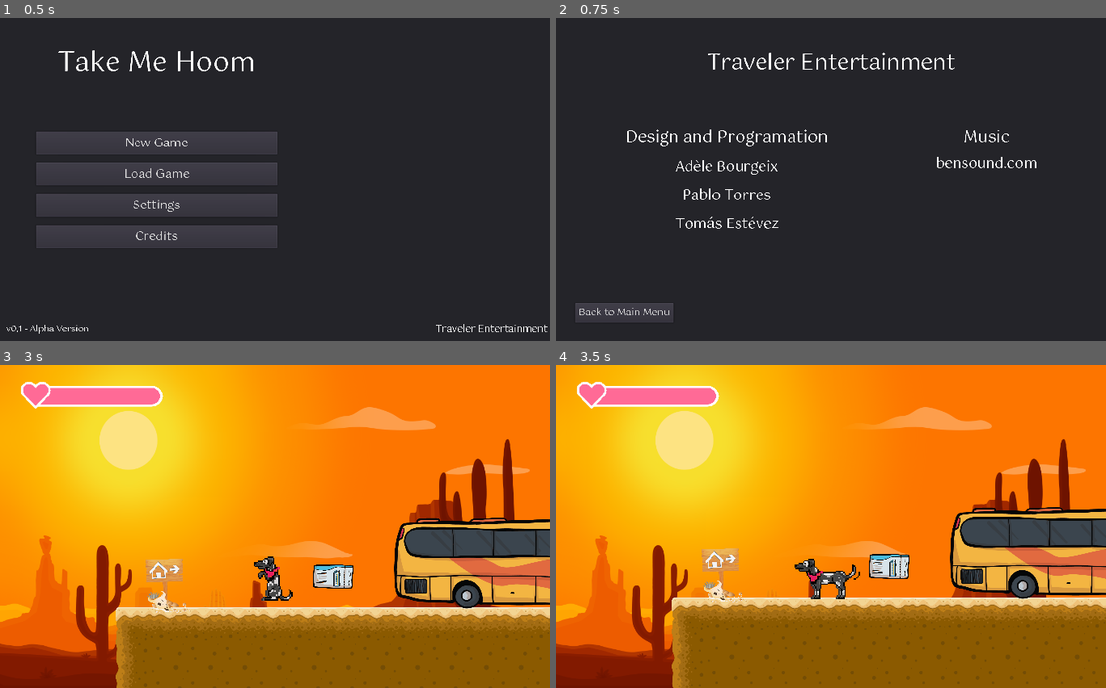
Above: before the commit, frames 1-4 (two rows, left to right).
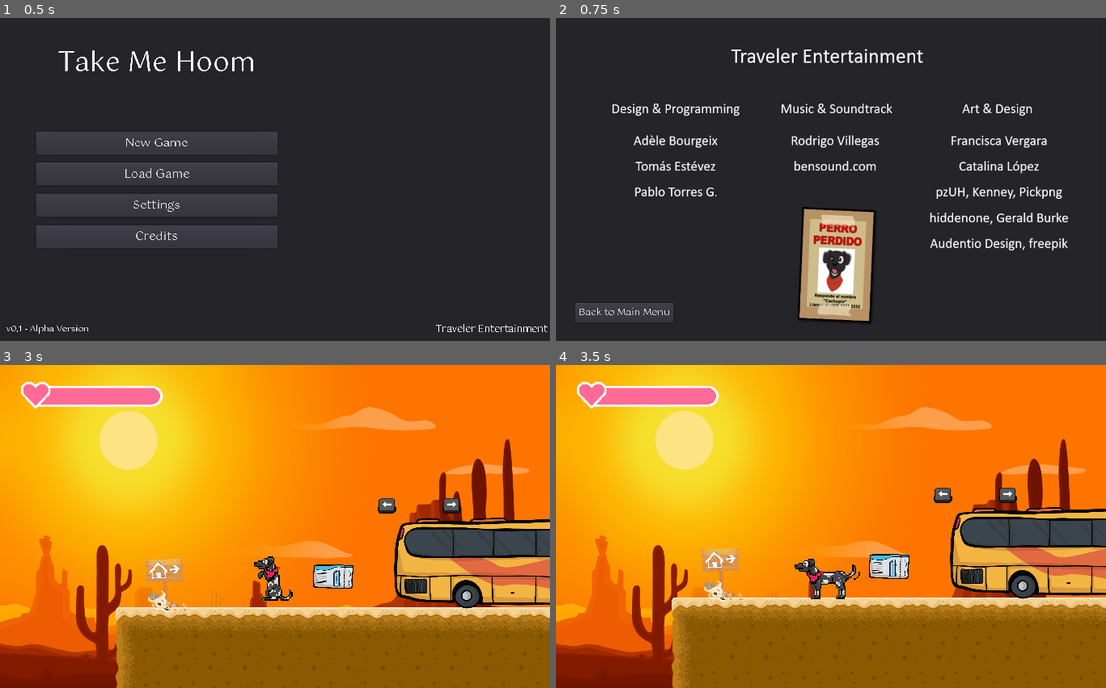
Above: after the commit, the same moments.

Repository: pabtorres/take-me-hoom
Game: Godot game, scene res://scenes/Menu.tscn
Two runs of this game, one before a commit and one after it. Both use one fixed random seed, a clock stepped at 60 frames per second and the inputs below.
Inputs:
- Up to frame 1 (0.5 s): no input
- Up to frame 2 (0.75 s): click "Credits" at 0.5 s
- Up to frame 3 (3 s): click "Back to Main Menu" at 1.25 s; click "New Game" at 2 s; click "Start Adventure" at 2.75 s
- Up to frame 4 (3.5 s): no input

Frame 1 is identical in both runs. In frame 2, 9.7% of the frame differs, in the area x 10-94%, y 9-95%; in frame 3, 0.3%; in frame 4, 0.3%.

Commit message:
Added tutorials and credits

Diff:
--- a/scenes/CityNight.tscn
+++ b/scenes/CityNight.tscn
@@ -30,6 +30,7 @@
 [ext_resource path="res://scenes/Bone.tscn" type="PackedScene" id=28]
 [ext_resource path="res://scenes/puma.tscn" type="PackedScene" id=29]
 [ext_resource path="res://scenes/SewerKey.tscn" type="PackedScene" id=30]
+[ext_resource path="res://scenes/chiquito_tutorial.tscn" type="PackedScene" id=31]
 [ext_resource path="res://scenes/drone_city.tscn" type="PackedScene" id=32]
 [ext_resource path="res://scenes/Ticket_train.tscn" type="PackedScene" id=37]
 
@@ -549,6 +550,12 @@
 format = 1
 tile_data = PoolIntArray( -2293756, 536870932, 0, -2293755, 18, 0, -2293754, 18, 0, -2293753, 18, 0, -2293752, 20, 0, - …(3860 unchanged characters)…
 
+[node name="ChiquitoTutorial" parent="." instance=ExtResource( 31 )]
+position = Vector2( 35.2939, -627.728 )
+
+[node name="ChiquitoTutorial2" parent="." instance=ExtResource( 31 )]
+position = Vector2( 341.595, -628.989 )
+
 [node name="Background" type="CanvasLayer" parent="."]
 layer = -1
 
--- a/scenes/Credits.tscn
+++ b/scenes/Credits.tscn
@@ -1,37 +1,10 @@
-[gd_scene load_steps=11 format=2]
+[gd_scene load_steps=5 format=2]
 
 [ext_resource path="res://fonts/Gotu/Gotu-Regular.ttf" type="DynamicFontData" id=1]
 [ext_resource path="res://scripts/Credits.gd" type="Script" id=2]
+[ext_resource path="res://sprites/credits/credits.jpg" type="Texture" id=3]
 
 [sub_resource type="DynamicFont" id=1]
-size = 40
-font_data = ExtResource( 1 )
-
-[sub_resource type="DynamicFont" id=2]
-size = 30
-font_data = ExtResource( 1 )
-
-[sub_resource type="DynamicFont" id=3]
-size = 26
-font_data = ExtResource( 1 )
-
-[sub_resource type="DynamicFont" id=4]
-size = 26
-font_data = ExtResource( 1 )
-
-[sub_resource type="DynamicFont" id=5]
-size = 26
-font_data = ExtResource( 1 )
-
-[sub_resource type="DynamicFont" id=6]
-size = 30
-font_data = ExtResource( 1 )
-
-[sub_resource type="DynamicFont" id=7]
-size = 26
-font_data = ExtResource( 1 )
-
-[sub_resource type="DynamicFont" id=8]
 size = 18
 font_data = ExtResource( 1 )
 
@@ -48,94 +21,21 @@
 "_edit_use_anchors_": false
 }
 
-[node name="VBoxContainer" type="VBoxContainer" parent="CanvasLayer/Panel"]
-margin_top = 50.0
-margin_right = 1024.0
-margin_bottom = 600.0
-custom_constants/separation = 80
+[node name="TextureRect" type="TextureRect" parent="CanvasLayer/Panel"]
+margin_right = 1022.0
+margin_bottom = 599.0
+texture = ExtResource( 3 )
+expand = true
 __meta__ = {
 "_edit_use_anchors_": false
 }
-
-[node name="Group" type="Label" parent="CanvasLayer/Panel/VBoxContainer"]
-margin_right = 1024.0
-margin_bottom = 67.0
-custom_fonts/font = SubResource( 1 )
-text = "Traveler Entertainment"
-align = 1
-
-[node name="HBoxContainer" type="HBoxContainer" parent="CanvasLayer/Panel/VBoxContainer"]
-margin_left = 131.0
-margin_top = 147.0
-margin_right = 893.0
-margin_bottom = 360.0
-size_flags_horizontal = 4
-custom_constants/separation = 200
-
-[node name="TeamNames" type="VBoxContainer" parent="CanvasLayer/Panel/VBoxContainer/HBoxContainer"]
-margin_right = 376.0
-margin_bottom = 213.0
-size_flags_horizontal = 4
-custom_constants/separation = 10
-alignment = 1
-
-[node name="Design" type="Label" parent="CanvasLayer/Panel/VBoxContainer/HBoxContainer/TeamNames"]
-margin_right = 376.0
-margin_bottom = 51.0
-custom_fonts/font = SubResource( 2 )
-custom_colors/font_color = Color( 1, 1, 1, 1 )
-text = "Design and Programation"
-align = 1
-
-[node name="Adele" type="Label" parent="CanvasLayer/Panel/VBoxContainer/HBoxContainer/TeamNames"]
-margin_top = 61.0
-margin_right = 376.0
-margin_bottom = 105.0
-custom_fonts/font = SubResource( 3 )
-text = "Adèle Bourgeix"
-align = 1
-
-[node name="Pablo" type="Label" parent="CanvasLayer/Panel/VBoxContainer/HBoxContainer/TeamNames"]
-margin_top = 115.0
-margin_right = 376.0
-margin_bottom = 159.0
-custom_fonts/font = SubResource( 4 )
-text = "Pablo Torres"
-align = 1
-
-[node name="Tomas" type="Label" parent="CanvasLayer/Panel/VBoxContainer/HBoxContainer/TeamNames"]
-margin_top = 169.0
-margin_right = 376.0
-margin_bottom = 213.0
-custom_fonts/font = SubResource( 5 )
-text = "Tomás Estévez"
-align = 1
-
-[node name="VBoxContainer" type="VBoxContainer" parent="CanvasLayer/Panel/VBoxContainer/HBoxContainer"]
-margin_left = 576.0
-margin_right = 762.0
-margin_bottom = 213.0
-
-[node name="Music" type="Label" parent="CanvasLayer/Panel/VBoxContainer/HBoxContainer/VBoxContainer"]
-margin_right = 186.0
-margin_bottom = 51.0
-custom_fonts/font = SubResource( 6 )
-text = "Music"
-align = 1
-
-[node name="bensound" type="Label" parent="CanvasLayer/Panel/VBoxContainer/HBoxContainer/VBoxContainer"]
-margin_top = 55.0
-margin_right = 186.0
-margin_bottom = 99.0
-custom_fonts/font = SubResource( 7 )
-text = "bensound.com"
 
 [node name="BackToMenu" type="Button" parent="CanvasLayer/Panel"]
 margin_left = 35.0
 margin_top = 530.0
 margin_right = 218.0
 margin_bottom = 567.0
-custom_fonts/font = SubResource( 8 )
+custom_fonts/font = SubResource( 1 )
 text = "Back to Main Menu"
 __meta__ = {
 "_edit_use_anchors_": false
--- a/scenes/DesertDay.tscn
+++ b/scenes/DesertDay.tscn
@@ -20,6 +20,7 @@
 [ext_resource path="res://sprites/powerups/checkpoint_200x200.png" type="Texture" id=18]
 [ext_resource path="res://scenes/bark_tutorial.tscn" type="PackedScene" id=19]
 [ext_resource path="res://scenes/Bone.tscn" type="PackedScene" id=20]
+[ext_resource path="res://scenes/move_tutorial.tscn" type="PackedScene" id=21]
 [ext_resource path="res://sprites/tilemaps/DesertTileset/tilesheet.png" type="Texture" id=31]
 
 [sub_resource type="ConvexPolygonShape2D" id=1]
@@ -312,6 +313,9 @@
 [node name="Bone" parent="." instance=ExtResource( 20 )]
 position = Vector2( 2921.13, 37.5478 )
 
+[node name="MoveTutorial" parent="." instance=ExtResource( 21 )]
+position = Vector2( -166, 31 )
+
 [node name="Bus2" parent="." instance=ExtResource( 1 )]
 position = Vector2( -76.531, 54.4651 )
 
--- a/scenes/DesertNight.tscn
+++ b/scenes/DesertNight.tscn
@@ -10,6 +10,7 @@
 [ext_resource path="res://scenes/NightMode.tscn" type="PackedScene" id=8]
 [ext_resource path="res://scenes/JumpPowerUp.tscn" type="PackedScene" id=9]
 [ext_resource path="res://scenes/fox.tscn" type="PackedScene" id=10]
+[ext_resource path="res://scenes/double_jump_tutorial.tscn" type="PackedScene" id=11]
 [ext_resource path="res://scenes/Enemy.tscn" type="PackedScene" id=23]
 [ext_resource path="res://scenes/Owl.tscn" type="PackedScene" id=24]
 [ext_resource path="res://sprites/tilemaps/DesertTileset/tilesheet_night.png" type="Texture" id=25]
@@ -244,3 +245,6 @@
 position = Vector2( 2214.7, 75.603 )
 
 [node name="NightMode" parent="." instance=ExtResource( 8 )]
+
+[node name="DoubleJumpTutorial" parent="." instance=ExtResource( 11 )]
+position = Vector2( 1537.25, 113.137 )
--- /dev/null
+++ b/scenes/chiquito_tutorial.tscn
@@ -0,0 +1,28 @@
+[gd_scene load_steps=5 format=2]
+
+[ext_resource path="res://scripts/chiquito_tutorial.gd" type="Script" id=1]
+[ext_resource path="res://sprites/keyboard keys/up-key.png" type="Texture" id=2]
+[ext_resource path="res://sprites/keyboard keys/Down-key.png" type="Texture" id=3]
+
+[sub_resource type="RectangleShape2D" id=1]
+extents = Vector2( 53.7948, 52.6306 )
+
+[node name="Node2D" type="Node2D"]
+
+[node name="Area2D" type="Area2D" parent="."]
+script = ExtResource( 1 )
+
+[node name="CollisionShape2D" type="CollisionShape2D" parent="Area2D"]
+shape = SubResource( 1 )
+
+[node name="Press_Up" type="Sprite" parent="Area2D"]
+position = Vector2( -30, -30 )
+scale = Vector2( 0.125, 0.125 )
+texture = ExtResource( 2 )
+
+[node name="Press_Down" type="Sprite" parent="Area2D"]
+position = Vector2( 30, -30 )
+scale = Vector2( 0.125, 0.125 )
+texture = ExtResource( 3 )
+[connection signal="body_entered" from="Area2D" to="Area2D" method="_on_Area2D_body_entered"]
+[connection signal="body_exited" from="Area2D" to="Area2D" method="_on_Area2D_body_exited"]
--- /dev/null
+++ b/scenes/double_jump_tutorial.tscn
@@ -0,0 +1,30 @@
+[gd_scene load_steps=4 format=2]
+
+[ext_resource path="res://scripts/double_jump_tutorial.gd" type="Script" id=1]
+[ext_resource path="res://sprites/keyboard keys/Space-Key.png" type="Texture" id=2]
+
+[sub_resource type="RectangleShape2D" id=1]
+extents = Vector2( 52.9777, 91.2658 )
+
+[node name="Node2D" type="Node2D"]
+
+[node name="Area2D" type="Area2D" parent="."]
+script = ExtResource( 1 )
+
+[node name="CollisionShape2D" type="CollisionShape2D" parent="Area2D"]
+position = Vector2( 0, 0.353558 )
+shape = SubResource( 1 )
+
+[node name="Press_Space2" type="Sprite" parent="Area2D"]
+position = Vector2( 12.0208, -7.97186 )
+scale = Vector2( 0.594946, 0.503482 )
+texture = ExtResource( 2 )
+hframes = 2
+
+[node name="Press_Space" type="Sprite" parent="Area2D"]
+position = Vector2( -7.77816, -1.60789 )
+scale = Vector2( 0.594946, 0.503482 )
+texture = ExtResource( 2 )
+hframes = 2
+[connection signal="body_entered" from="Area2D" to="Area2D" method="_on_Area2D_body_entered"]
+[connection signal="body_exited" from="Area2D" to="Area2D" method="_on_Area2D_body_exited"]
--- /dev/null
+++ b/scenes/move_tutorial.tscn
@@ -0,0 +1,28 @@
+[gd_scene load_steps=5 format=2]
+
+[ext_resource path="res://scripts/move_tutorial.gd" type="Script" id=1]
+[ext_resource path="res://sprites/keyboard keys/left-key.png" type="Texture" id=2]
+[ext_resource path="res://sprites/keyboard keys/right-key.png" type="Texture" id=3]
+
+[sub_resource type="RectangleShape2D" id=1]
+extents = Vector2( 95.3913, 73.25 )
+
+[node name="Node2D" type="Node2D"]
+
+[node name="Area2D" type="Area2D" parent="."]
+script = ExtResource( 1 )
+
+[node name="CollisionShape2D" type="CollisionShape2D" parent="Area2D"]
+shape = SubResource( 1 )
+
+[node name="Press_Left" type="Sprite" parent="Area2D"]
+position = Vector2( -30, -30 )
+scale = Vector2( 0.125, 0.125 )
+texture = ExtResource( 2 )
+
+[node name="Press_Right" type="Sprite" parent="Area2D"]
+position = Vector2( 30, -30 )
+scale = Vector2( 0.125, 0.125 )
+texture = ExtResource( 3 )
+[connection signal="body_entered" from="Area2D" to="Area2D" method="_on_Area2D_body_entered"]
+[connection signal="body_exited" from="Area2D" to="Area2D" method="_on_Area2D_body_exited"]
--- a/scripts/MusicManager.gd
+++ b/scripts/MusicManager.gd
@@ -5,7 +5,7 @@
   'PRDS01_DIA.ogg',
   'PRDS01_NOCHE.ogg',
   'PRDS02_DIA.ogg',
-'PRDS02_DIA.ogg',
+'PRDS02_NOCHE.ogg',
 ]
 
 var can_change_music = false
--- /dev/null
+++ b/scripts/chiquito_tutorial.gd
@@ -0,0 +1,28 @@
+extends Area2D
+
+
+# Declare member variables here. Examples:
+# var a = 2
+# var b = "text"
+
+
+# Called when the node enters the scene tree for the first time.
+func _ready():
+	$Press_Up.visible = false
+	$Press_Down.visible = false
+	pass # Replace with function body.
+
+
+# Called every frame. 'delta' is the elapsed time since the previous frame.
+#func _process(delta):
+#	pass
+
+
+func _on_Area2D_body_entered(body):
+	$Press_Up.visible = true
+	$Press_Down.visible = true
+
+
+func _on_Area2D_body_exited(body):
+	$Press_Up.visible = false
+	$Press_Down.visible = false
--- /dev/null
+++ b/scripts/double_jump_tutorial.gd
@@ -0,0 +1,28 @@
+extends Area2D
+
+
+# Declare member variables here. Examples:
+# var a = 2
+# var b = "text"
+
+
+# Called when the node enters the scene tree for the first time.
+func _ready():
+	$Press_Space.visible = false
+	$Press_Space2.visible = false
+	pass # Replace with function body.
+
+
+# Called every frame. 'delta' is the elapsed time since the previous frame.
+#func _process(delta):
+#	pass
+
+
+func _on_Area2D_body_entered(body):
+	$Press_Space.visible = true
+	$Press_Space2.visible = true
+
+
+func _on_Area2D_body_exited(body):
+	$Press_Space.visible = false
+	$Press_Space2.visible = false
--- /dev/null
+++ b/scripts/move_tutorial.gd
@@ -0,0 +1,28 @@
+extends Area2D
+
+
+# Declare member variables here. Examples:
+# var a = 2
+# var b = "text"
+
+
+# Called when the node enters the scene tree for the first time.
+func _ready():
+	$Press_Left.visible = false
+	$Press_Right.visible = false
+	pass # Replace with function body.
+
+
+# Called every frame. 'delta' is the elapsed time since the previous frame.
+#func _process(delta):
+#	pass
+
+
+func _on_Area2D_body_entered(body):
+	$Press_Left.visible = true
+	$Press_Right.visible = true
+
+
+func _on_Area2D_body_exited(body):
+	$Press_Left.visible = false
+	$Press_Right.visible = false
Not shown: 1 places in scenes/CityNight.tscn that only renumber resources
Not shown: 1 places in scenes/DesertDay.tscn that only renumber resources
Not shown: 1 places in scenes/DesertNight.tscn that only renumber resources
Binary file added: sprites/credits/credits.jpg
Not shown, added: sprites/credits/credits.jpg.import
Not shown, added: sprites/keyboard keys/Down-key.png.import
Not shown, added: sprites/keyboard keys/left-key.png.import
Not shown, added: sprites/keyboard keys/right-key.png.import
Not shown, added: sprites/keyboard keys/up-key.png.import
